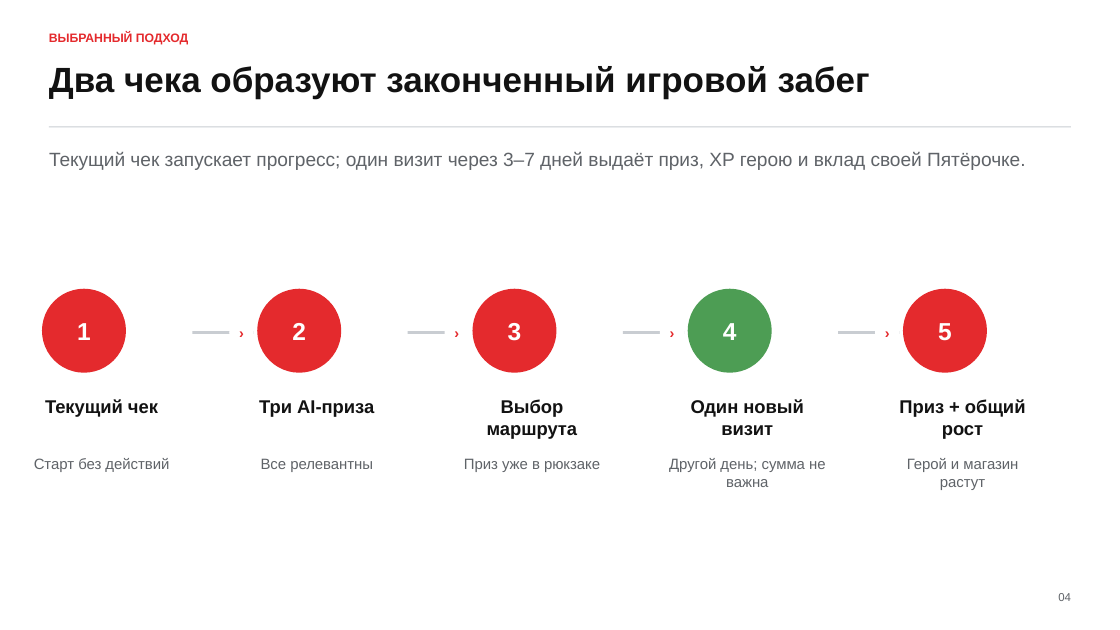
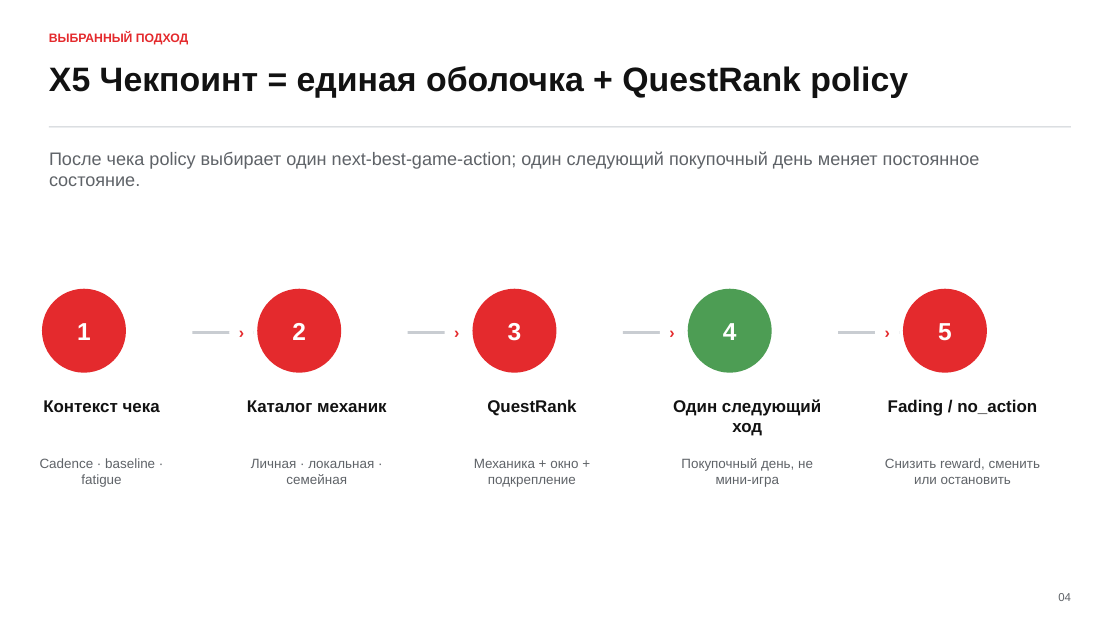
Before and after one commit to m4themagics/x5-loyalty-system, a slide deck: slide 4 of docs/project/deck.pptx. Drawn at 1120x630 pixels with LibreOffice and Linux fonts; fonts in the diff are those of the drawing. Boxes give left, top, right and bottom in pixels: in the first picture for what was removed or moved away, otherwise in the second. Text is boxed around its words. In the diff, an @@ line names an element or a change of style, - is before the commit and + after.

```diff
--- a/docs/project/deck.pptx
+++ b/docs/project/deck.pptx
@@ text at <box>49,66,908,98</box>: text changed; size 30 to 29 pt @@
-Два чека образуют законченный игровой забег
+X5 Чекпоинт = единая оболочка + QuestRank policy
@@ text at <box>49,151,980,186</box>: text changed; size 16.4 to 15.5 pt @@
-Текущий чек запускает прогресс; один визит через 3–7 дней выдаёт приз, XP герою и вклад своей Пятёрочке.
+После чека policy выбирает один next-best-game-action; один следующий покупочный день меняет постоянное состояние.
@@ text at <box>43,400,160,412</box>: text changed; size 15.8 to 14.5 pt @@
-Текущий чек
+Контекст чека
@@ text at <box>247,400,387,412</box>: text changed; size 15.8 to 14.5 pt @@
-Три AI-приза
+Каталог механик
@@ text at <box>487,399,576,416</box>: text changed; size 15.8 to 14.5 pt @@
-Выбор маршрута
+QuestRank
@@ text at <box>673,399,821,436</box>: text changed; size 15.8 to 14.5 pt @@
-Один новый визит
+Один следующий ход
@@ text at <box>888,399,1037,416</box>: text changed; size 15.8 to 14.5 pt @@
-Приз + общий рост
+Fading / no_action
@@ text at <box>40,458,155,487</box>: text changed; size 12.8 to 11.5 pt @@
-Старт без действий
+Cadence · baseline · fatigue
@@ text at <box>251,459,374,484</box>: text changed; size 12.8 to 11.5 pt @@
-Все релевантны
+Личная · локальная · семейная
@@ text at <box>474,459,578,487</box>: text changed; size 12.8 to 11.5 pt @@
-Приз уже в рюкзаке
+Механика + окно + подкрепление
@@ text at <box>681,458,813,487</box>: text changed; size 12.8 to 11.5 pt @@
-Другой день; сумма не важна
+Покупочный день, не мини-игра
@@ text at <box>885,458,1040,484</box>: text changed; size 12.8 to 11.5 pt @@
-Герой и магазин растут
+Снизить reward, сменить или остановить
```
Also in this commit, not shown: 11 other slides changed, 3 slides added, 3 slides removed, 3 other files.
